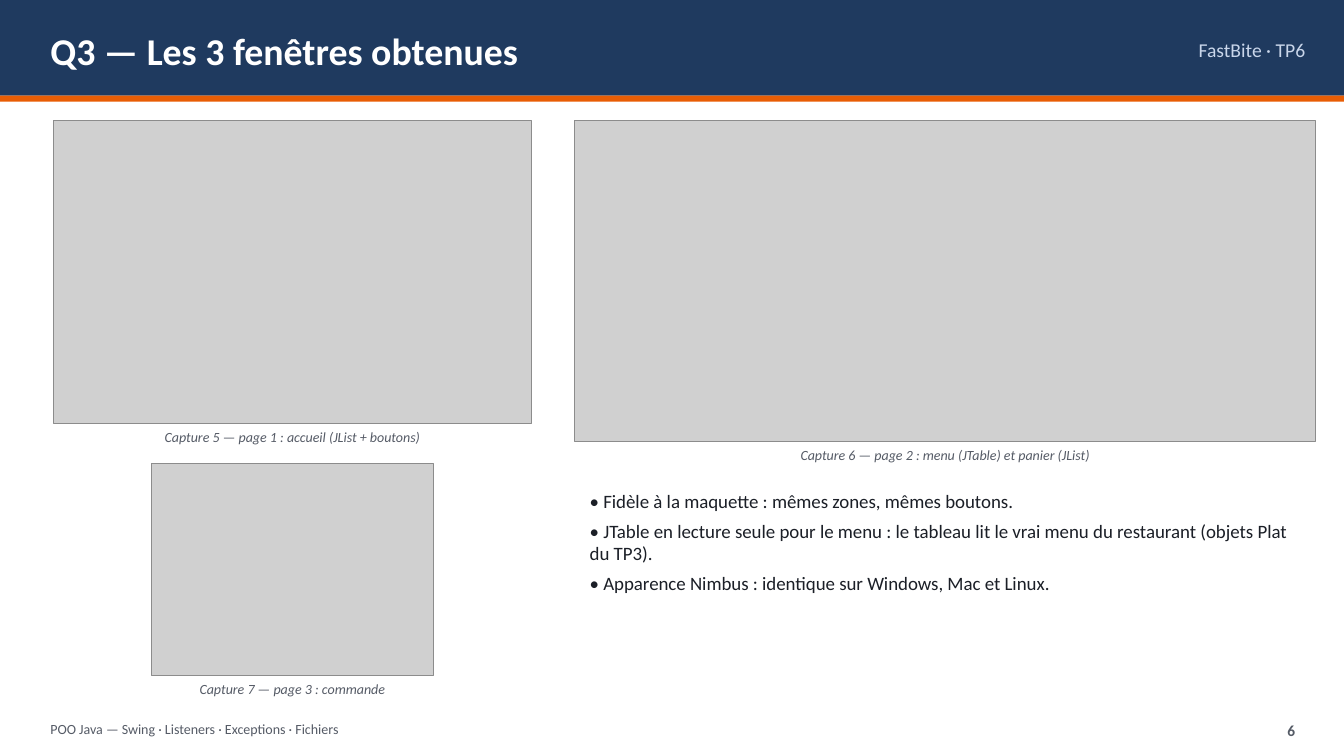
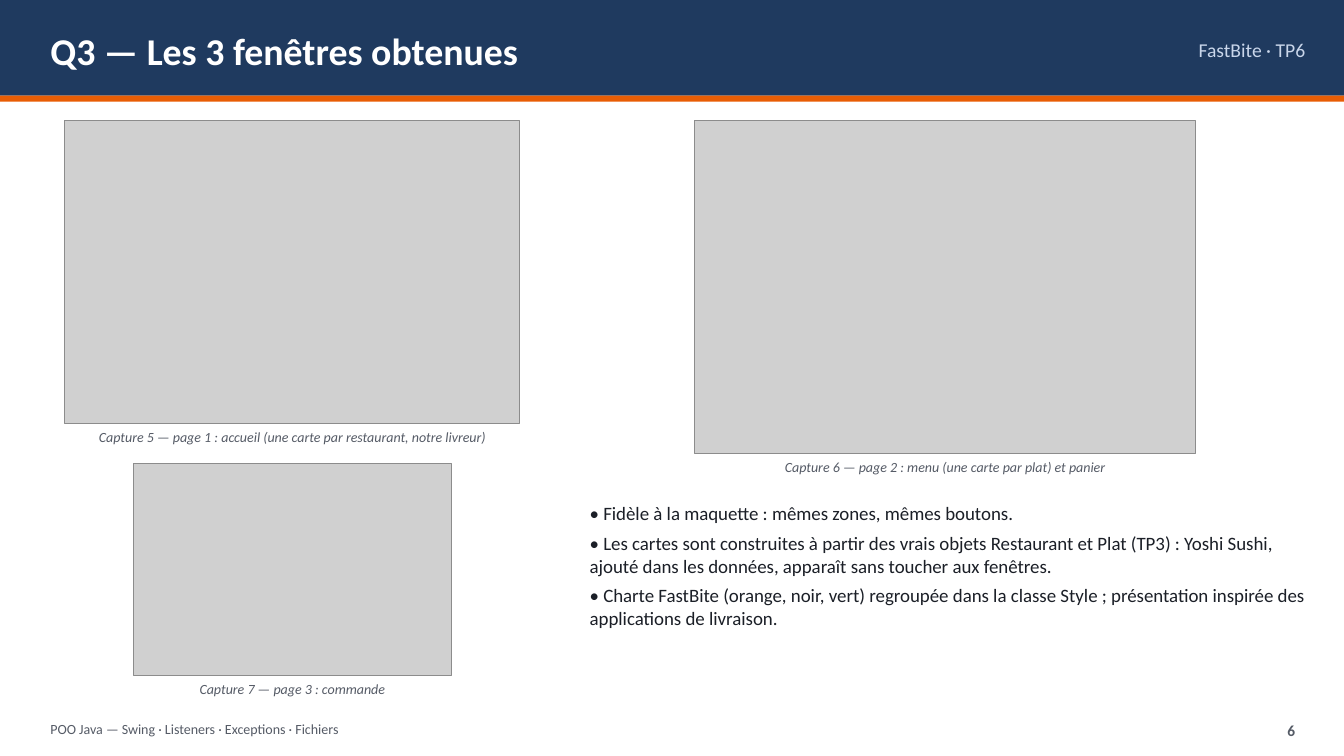
Before and after one commit to lazzrio/tp-info-poov-java, a slide deck: slide 6 of tp6/rendu_tp6/TP6_FastBite_NOM1_NOM2_NOM3.pptx. Drawn at 1344x756 pixels with LibreOffice and Linux fonts; fonts in the diff are those of the drawing; grey boxes stand for pictures. Boxes give left, top, right and bottom in pixels: in the first picture for what was removed or moved away, otherwise in the second. Text is boxed around its words. In the diff, an @@ line names an element or a change of style, - is before the commit and + after.

```diff
--- a/tp6/rendu_tp6/TP6_FastBite_NOM1_NOM2_NOM3.pptx
+++ b/tp6/rendu_tp6/TP6_FastBite_NOM1_NOM2_NOM3.pptx
@@ picture: place and size @@
-picture at <box>53,121,532,423</box>
+picture at <box>65,121,519,423</box>
@@ picture: place and size @@
-picture at <box>575,121,1316,442</box>
+picture at <box>695,121,1195,454</box>
@@ text at <box>99,432,485,445</box>: text changed @@
-Capture 5 — page 1 : accueil (JList + boutons)
+Capture 5 — page 1 : accueil (une carte par restaurant, notre livreur)
@@ picture: place and size @@
-picture at <box>151,464,433,676</box>
+picture at <box>133,464,452,676</box>
@@ text at <box>785,462,1105,475</box>: text changed @@
-Capture 6 — page 2 : menu (JTable) et panier (JList)
+Capture 6 — page 2 : menu (une carte par plat) et panier
@@ text "• Fidèle à la maquette ...": place and size @@
-text "• Fidèle à la maquette ..." at <box>590,495,1287,593</box>
+text "• Fidèle à la maquette ..." at <box>590,507,1305,628</box>
@@ text at <box>590,536,1305,628</box>: text changed @@
-• JTable en lecture seule pour le menu : le tableau lit le vrai menu du restaurant (objets Plat du TP3).
-• Apparence Nimbus : identique sur Windows, Mac et Linux.
+• Les cartes sont construites à partir des vrais objets Restaurant et Plat (TP3) : Yoshi Sushi, ajouté dans les données, apparaît sans toucher aux fenêtres.
+• Charte FastBite (orange, noir, vert) regroupée dans la classe Style ; présentation inspirée des applications de livraison.
```
Also in this commit, not shown: 7 other slides changed, 40 other files.
